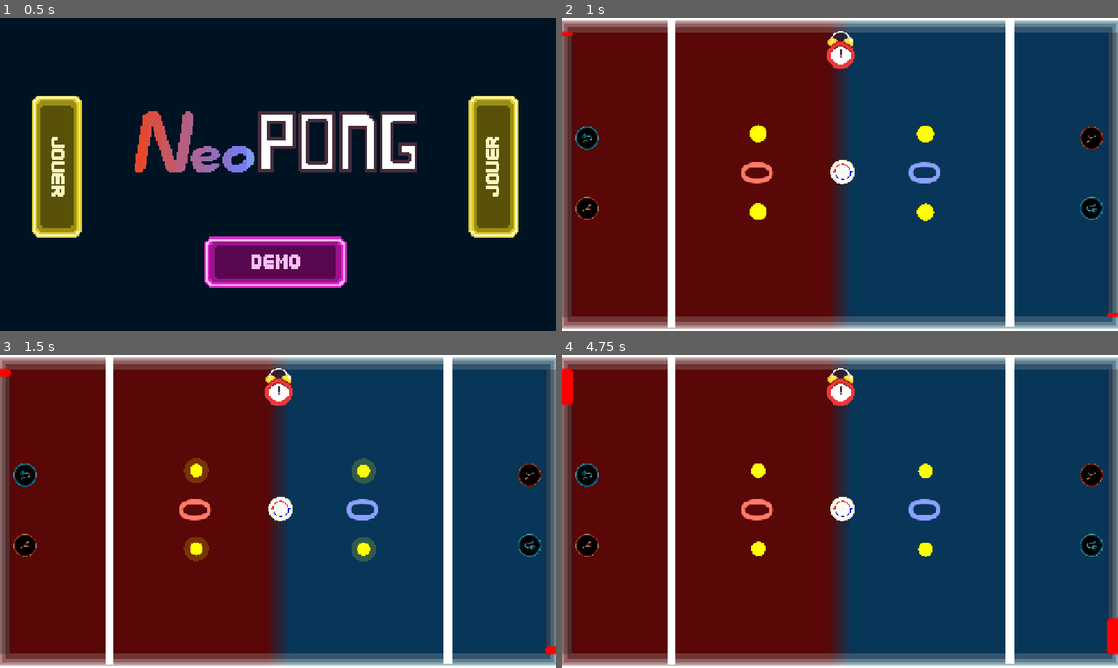
Above: before the commit, frames 1-4 (two rows, left to right).
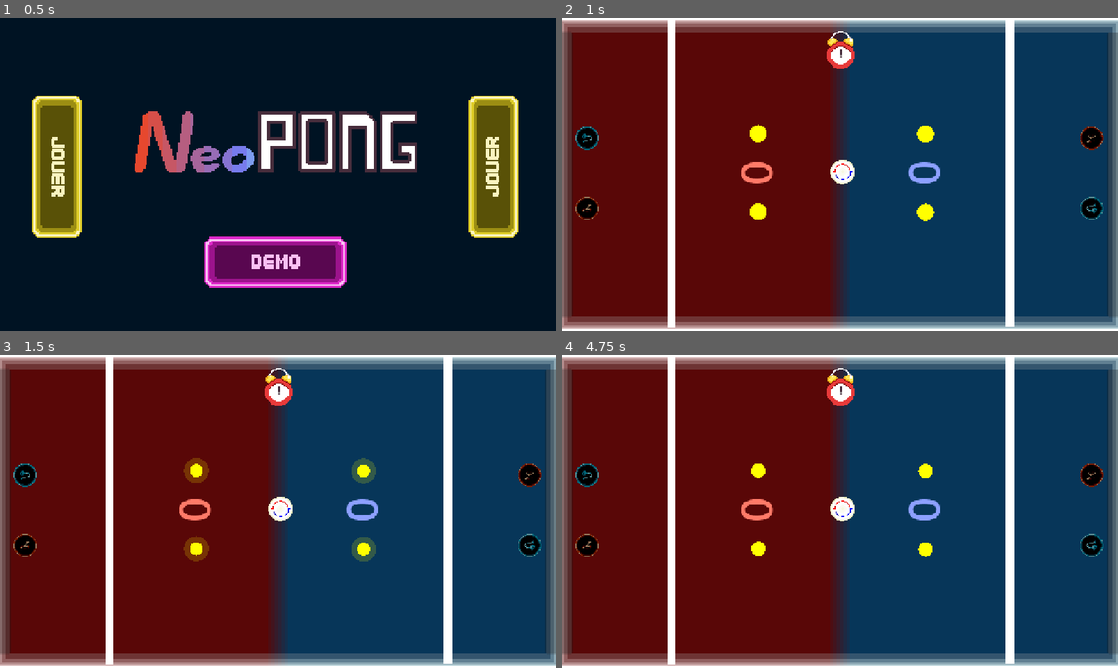
Above: after the commit, the same moments.

Repository: LucieFaure-Beaulande/neopong
Game: Godot game, scene res://UI/titleScreen.tscn
The game is run twice, just before and just after one commit, with the same random seed, the same clock (stepped at 60 frames per second) and the same inputs.
Inputs (mouse positions are in pixels of both pictures, inside the frame that each line leads up to):
- Up to frame 1 (0.5 s): no input
- Up to frame 2 (1 s): click (617, 168) at 0.5 s
- Up to frame 3 (1.5 s): tap Enter (ui_accept) at 1.25 s; drag from (361, 549) to (111, 508) at 1.27 s
- Up to frame 4 (4.75 s): drag from (923, 470) to (673, 508) at 2.02 s; move the mouse to (756, 549) at 2.77 s; click (756, 549) at 2.92 s; drag from (756, 470) to (1012, 508) at 3.52 s; drag from (840, 508) to (617, 511) at 4.27 s

Frame 1 is identical in both runs. In frame 2, less than 0.1% of the frame differs, in the area x 0-100%, y 4-96%; in frame 3, 0.1%; in frame 4, 0.5%.

Commit message:
power bars and button are now disabled on game over

Diff:
--- a/Game/board/board.gd
+++ b/Game/board/board.gd
@@ -68,6 +68,10 @@
 	game_timer.timeout.connect(_on_game_timer_timeout)
 	game_timer.timeout.connect(progress_bar_blue.on_game_over)
 	game_timer.timeout.connect(progress_bar_red.on_game_over)
+	game_timer.timeout.connect(vacuum_button_blue.on_game_over)
+	game_timer.timeout.connect(vacuum_button_red.on_game_over)
+	game_timer.timeout.connect(slingshot_button_blue.on_game_over)
+	game_timer.timeout.connect(slingshot_button_red.on_game_over)
 	add_child(game_timer)
 
 	# The timer only starts when the ball is launched for the first time
--- a/Game/board/board.tscn
+++ b/Game/board/board.tscn
@@ -1264,6 +1264,7 @@
 [connection signal="match_started" from="." to="RebondisseurZoneBleu" method="_on_board_match_started"]
 [connection signal="match_started" from="." to="RebondisseurZoneRouge" method="_on_board_match_started"]
 [connection signal="countdown_finished" from="CanvasLayer/Countdown" to="ProgressBarRed" method="_on_countdown_countdown_finished"]
+[connection signal="countdown_finished" from="CanvasLayer/Countdown" to="ProgressBarBlue" method="_on_countdown_countdown_finished"]
 [connection signal="players_ready" from="RebondisseurZoneBleu" to="." method="_on_rebondisseur_zone_bleu_players_ready"]
 [connection signal="players_ready" from="RebondisseurZoneRouge" to="." method="_on_rebondisseur_zone_rouge_players_ready"]
 [connection signal="animation_finished" from="Clock" to="Clock" method="_on_animation_finished"]
--- a/Game/board/progress_bar.gd
+++ b/Game/board/progress_bar.gd
@@ -21,6 +21,7 @@
 
 # Called every frame. 'delta' is the elapsed time since the previous frame.
 func _process(delta: float) -> void:
+	if gameStarted:
 		if not isDepleting:
 			value += 1
 			if (value < max_value / 2):
--- a/Game/board/slingshot_button_blue.gd
+++ b/Game/board/slingshot_button_blue.gd
@@ -1,4 +1,6 @@
 extends TextureButton
+
+var game_over: bool
 
 @export var progressBarBlue : ProgressBar
 @export var vacuumButtonBlue : TextureButton
@@ -8,18 +10,24 @@
 func _ready() -> void:
 	progressBarBlue.barHalfFull.connect(enableButton)
 	disabled = true
+	game_over = false
 
 # Called every frame. 'delta' is the elapsed time since the previous frame.
 func _process(delta: float) -> void:
-	pass
+	if game_over and !disabled:
+		disabled = true
 
 func _pressed() -> void:
-	disabled = true
-	progressBarBlue.value -= progressBarBlue.max_value / 2
-	progressBarBlue.isHalfFull = false
-	progressBarBlue.isFull = false
-	vacuumButtonBlue.disabled = true
-	slingshot_blue.activate()
+	if !game_over:
+		disabled = true
+		progressBarBlue.value -= progressBarBlue.max_value / 2
+		progressBarBlue.isHalfFull = false
+		progressBarBlue.isFull = false
+		vacuumButtonBlue.disabled = true
+		slingshot_blue.activate()
 
 func enableButton(state: bool):
 	disabled = !state
+
+func on_game_over():
+	game_over = true
--- a/Game/board/slingshot_button_red.gd
+++ b/Game/board/slingshot_button_red.gd
@@ -1,4 +1,6 @@
 extends TextureButton
+
+var game_over: bool
 
 @export var progressBarRed : ProgressBar
 @export var vacuumButtonRed : TextureButton
@@ -8,18 +10,24 @@
 func _ready() -> void:
 	progressBarRed.barHalfFull.connect(enableButton)
 	disabled = true
+	game_over = false
 
 # Called every frame. 'delta' is the elapsed time since the previous frame.
 func _process(delta: float) -> void:
-	pass
+	if game_over and !disabled:
+		disabled = true
 
 func _pressed() -> void:
-	disabled = true
-	progressBarRed.value -= progressBarRed.max_value / 2
-	progressBarRed.isHalfFull = false
-	progressBarRed.isFull = false
-	vacuumButtonRed.disabled = true
-	slingshot_red.activate()
+	if !game_over:
+		disabled = true
+		progressBarRed.value -= progressBarRed.max_value / 2
+		progressBarRed.isHalfFull = false
+		progressBarRed.isFull = false
+		vacuumButtonRed.disabled = true
+		slingshot_red.activate()
 
 func enableButton(state: bool):
 	disabled = !state
+
+func on_game_over():
+	game_over = true
--- a/Game/board/vacuum_button_blue.gd
+++ b/Game/board/vacuum_button_blue.gd
@@ -4,21 +4,29 @@
 @export var slingshotButtonBlue : TextureButton
 @export var vacuum_blue_zone : PrivateTouchZone
 
+var game_over: bool
+
 # Called when the node enters the scene tree for the first time.
 func _ready() -> void:
 	progressBarBlue.barFull.connect(enableButton)
 	disabled = true
+	game_over = false
 
 # Called every frame. 'delta' is the elapsed time since the previous frame.
 func _process(delta: float) -> void:
-	pass
+	if game_over and !disabled:
+		disabled = true
 
 func _pressed() -> void:
-	disabled = true
-	progressBarBlue.isDepleting = true
-	progressBarBlue.isFull = false
-	slingshotButtonBlue.disabled = true
-	vacuum_blue_zone.activate()
+	if !game_over:
+		disabled = true
+		progressBarBlue.isDepleting = true
+		progressBarBlue.isFull = false
+		slingshotButtonBlue.disabled = true
+		vacuum_blue_zone.activate()
 
 func enableButton():
 	disabled = false
+
+func on_game_over():
+	game_over = true
--- a/Game/board/vacuum_button_red.gd
+++ b/Game/board/vacuum_button_red.gd
@@ -1,4 +1,6 @@
 extends TextureButton
+
+var game_over: bool
 
 @export var progressBarRed : ProgressBar
 @export var slingshotButtonRed : TextureButton
@@ -8,17 +10,23 @@
 func _ready() -> void:
 	progressBarRed.barFull.connect(enableButton)
 	disabled = true
+	game_over = false
 
 # Called every frame. 'delta' is the elapsed time since the previous frame.
 func _process(delta: float) -> void:
-	pass
+	if game_over and !disabled:
+		disabled = true
 
 func _pressed() -> void:
-	disabled = true
-	progressBarRed.isDepleting = true
-	progressBarRed.isFull = false
-	slingshotButtonRed.disabled = true
-	vacuum_red_zone.activate()
+	if !game_over:
+		disabled = true
+		progressBarRed.isDepleting = true
+		progressBarRed.isFull = false
+		slingshotButtonRed.disabled = true
+		vacuum_red_zone.activate()
 
 func enableButton():
 	disabled = false
+
+func on_game_over():
+	game_over = true
--- a/Game/rebondisseur/rebondisseur_zone.gd
+++ b/Game/rebondisseur/rebondisseur_zone.gd
@@ -184,6 +184,5 @@
 	placement_preview_a.visible = !hide
 	placement_preview_b.visible = !hide
 
-
 func _on_board_match_started() -> void:
 	pre_match = false
--- a/project.godot
+++ b/project.godot
@@ -18,7 +18,6 @@
 [autoload]
 
 Scores="*uid://du65i3g87b4f7"
-TestGlobals="*uid://xp71rd7bnsmv"
 
 [display]
 
